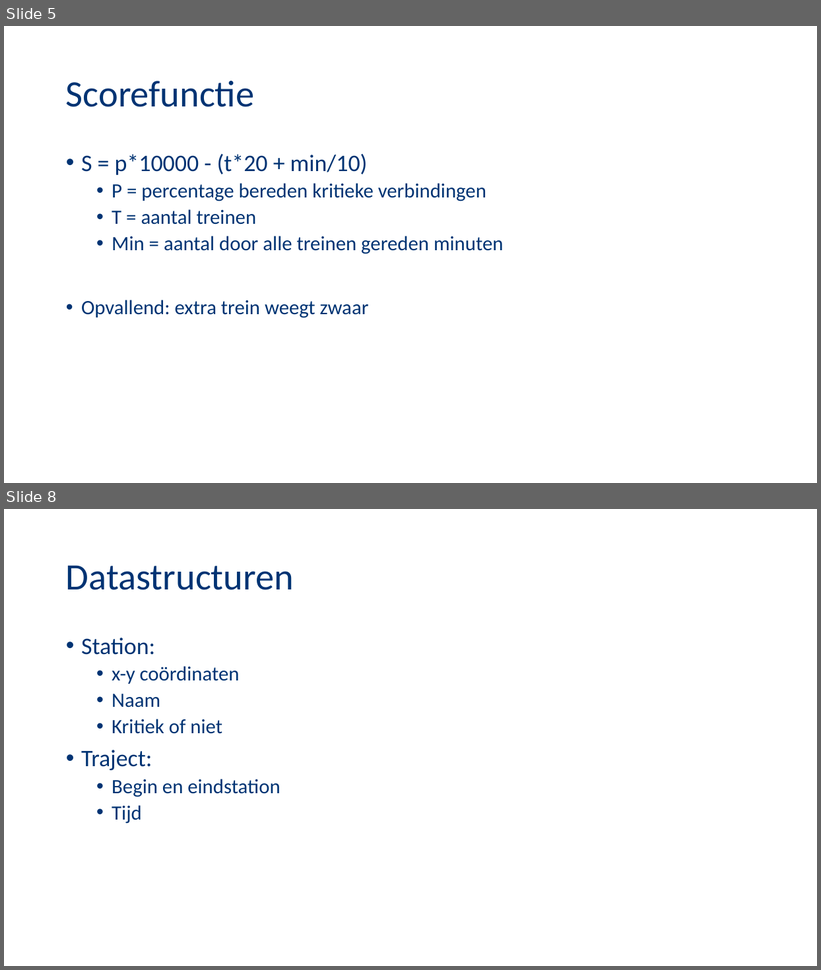
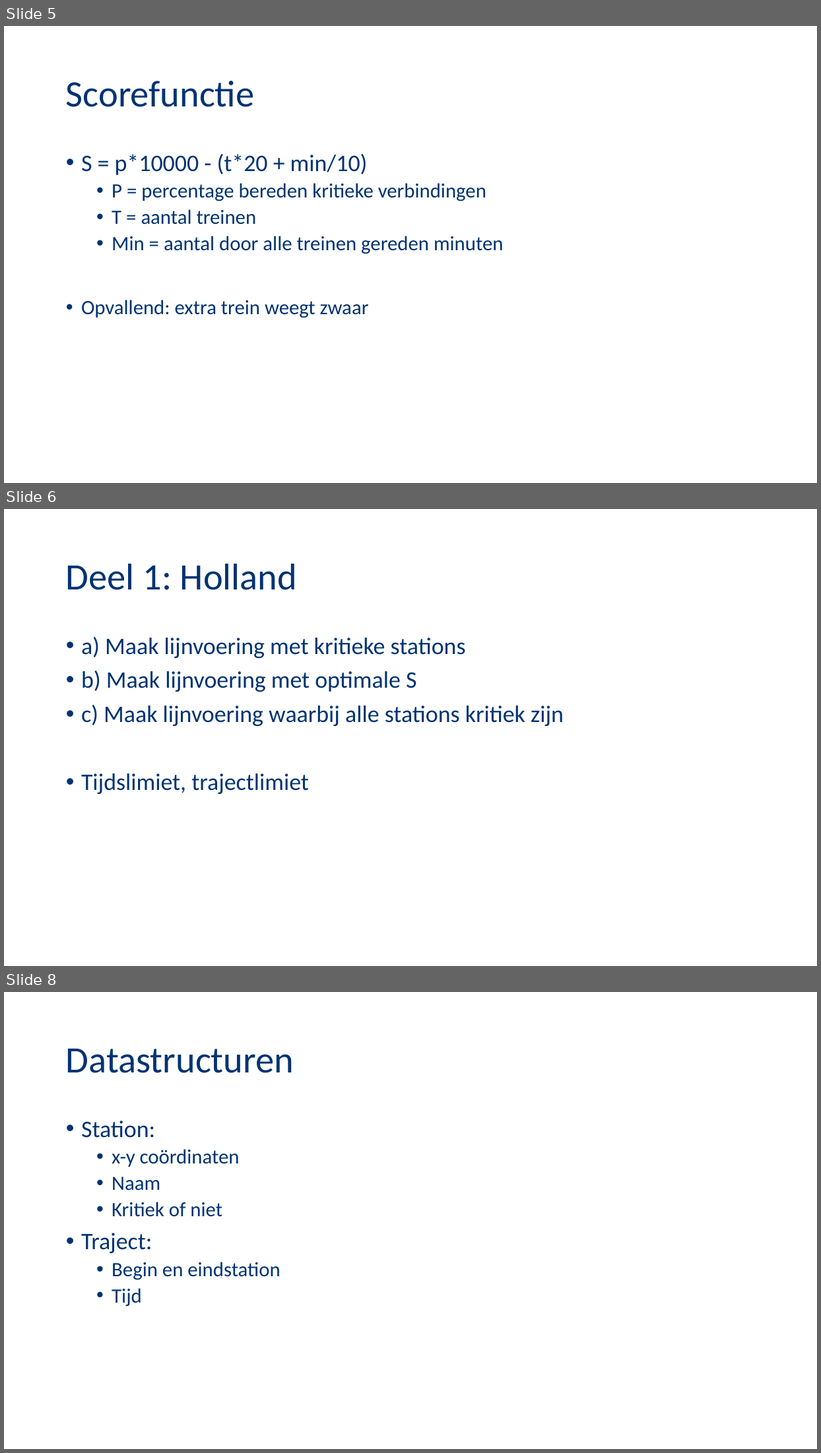
Before and after one commit to NegativeNancy/Team_Arjan, a slide deck: Presentaties/Presentatie1.pptx. Shown one above the other, each under a label of ours: slides 5 and 8 before the commit, slides 5, 6 and 8 after it; the slides between them are not shown. The pictures are 821x970 and 821x1453 pixels, drawn with LibreOffice and Linux fonts; fonts in the diff are those of the drawing; background and template pictures are left out. Boxes give left, top, right and bottom in pixels: in the first picture for what was removed or moved away, otherwise in the second. Text is boxed around its words. In the diff, an @@ line names an element or a change of style, - is before the commit and + after.

```diff
--- a/Presentaties/Presentatie1.pptx
+++ b/Presentaties/Presentatie1.pptx
@@ slide 6 added at (4,509,817,966), background picture (left out) @@
@@ title added at (66,563,297,590), 44 pt, text #003373 @@
+Deel 1: Holland
@@ text added at (81,637,564,794), 28 pt, text #003373 @@
+• a) Maak lijnvoering met kritieke stations
+• b) Maak lijnvoering met optimale S
+• c) Maak lijnvoering waarbij alle stations kritiek zijn
+• Tijdslimiet, trajectlimiet
```
Also in this commit, not shown: 2 slides changed, 1 slide removed.
